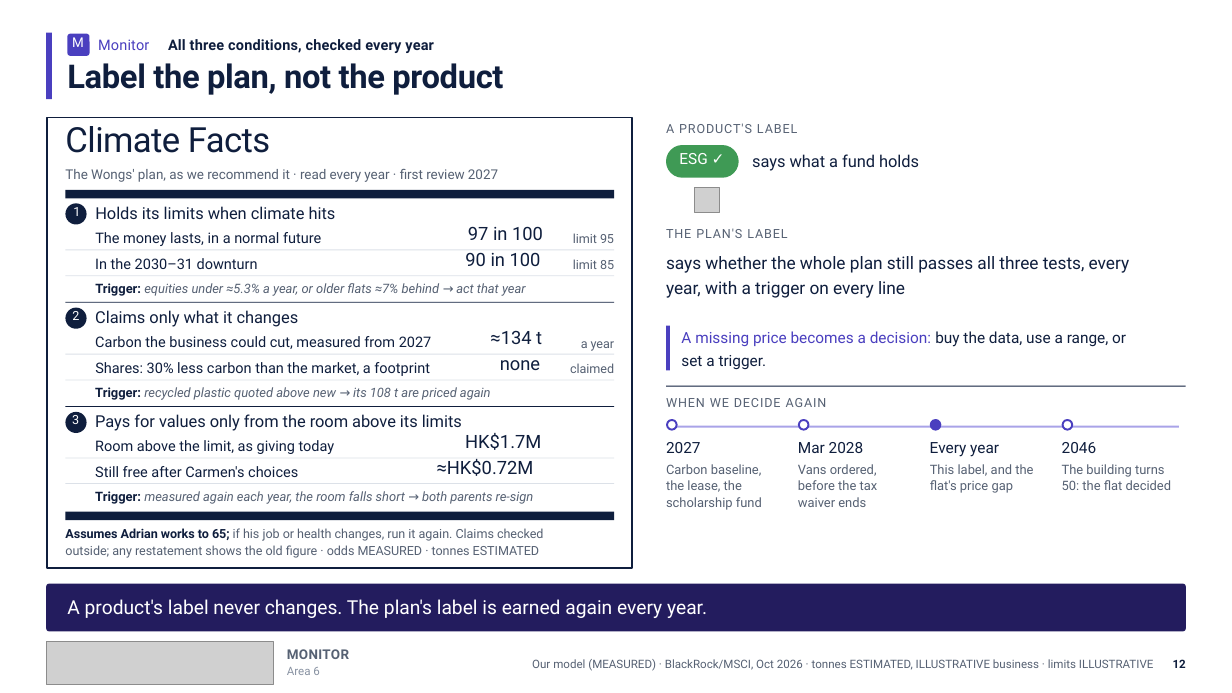
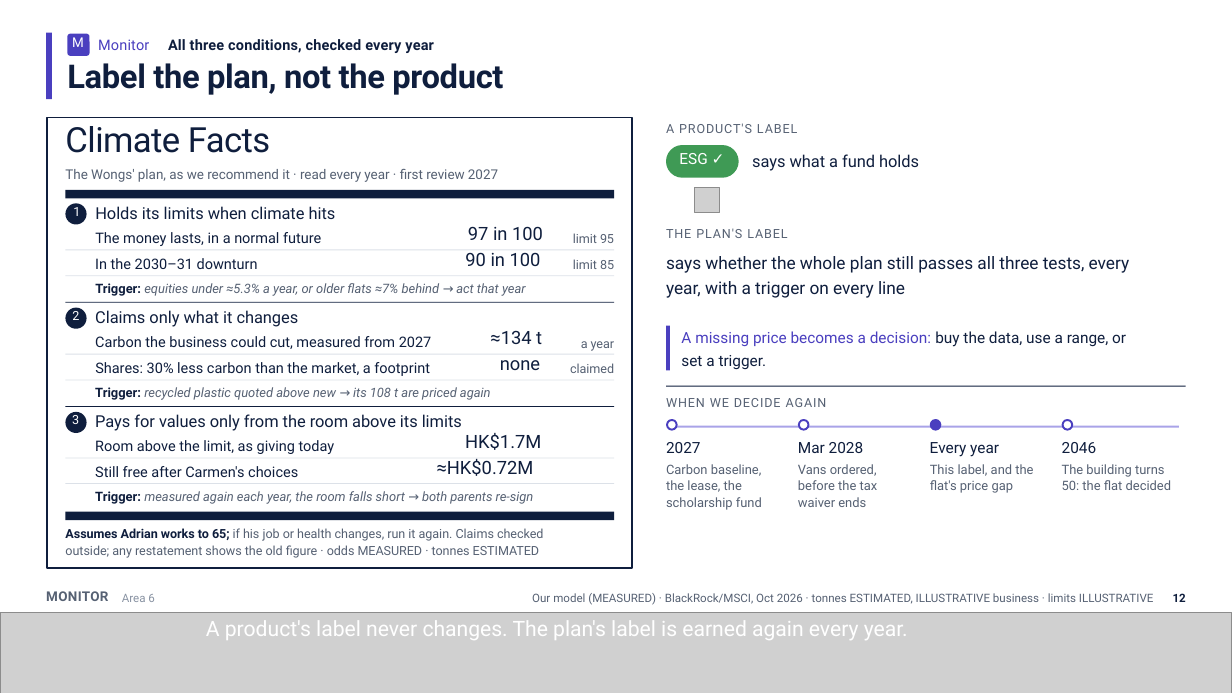
Before and after one commit to Peeradonn/finplan, a slide deck: slide 13 of Final/deck/Axis.pptx (slide 12 before the commit). Drawn at 1232x693 pixels with LibreOffice and Linux fonts; fonts in the diff are those of the drawing; grey boxes stand for pictures. Boxes give left, top, right and bottom in pixels: in the first picture for what was removed or moved away, otherwise in the second. Text is boxed around its words. In the diff, an @@ line names an element or a change of style, - is before the commit and + after.

```diff
--- a/Final/deck/Axis.pptx
+++ b/Final/deck/Axis.pptx
@@ text "MONITOR": place and size @@
-text "MONITOR" at box(287, 649, 349, 659)
+text "MONITOR" at box(46, 591, 108, 601)
@@ rounded rectangle removed at box(46, 584, 1186, 632) @@
@@ text "Area 6": place and size @@
-text "Area 6" at box(287, 667, 320, 675)
+text "Area 6" at box(122, 594, 155, 602)
@@ text "Our model (MEASURED) · BlackRock/MSCI, ...": place and size @@
-text "Our model (MEASURED) · BlackRock/MSCI, ..." at box(532, 659, 1153, 671)
+text "Our model (MEASURED) · BlackRock/MSCI, ..." at box(532, 593, 1153, 605)
@@ text "12": place and size @@
-text "12" at box(1173, 659, 1186, 668)
+text "12" at box(1173, 593, 1186, 602)
@@ picture added at box(0, 612, 1232, 693) @@
@@ text "A product's label never changes. ...": place and size @@
-text "A product's label never changes. ..." at box(67, 599, 707, 618)
+text "A product's label never changes. ..." at box(206, 620, 908, 640)
@@ text "A product's label never changes. ..." at box(206, 620, 908, 640): size 15 to 16.5 pt; line spacing 19.2pt to 20.6pt @@
@@ picture removed at box(46, 642, 274, 685) @@
```
Also in this commit, not shown: 7 other slides changed, 3 slides added, 2 slides removed, 10 other files.
